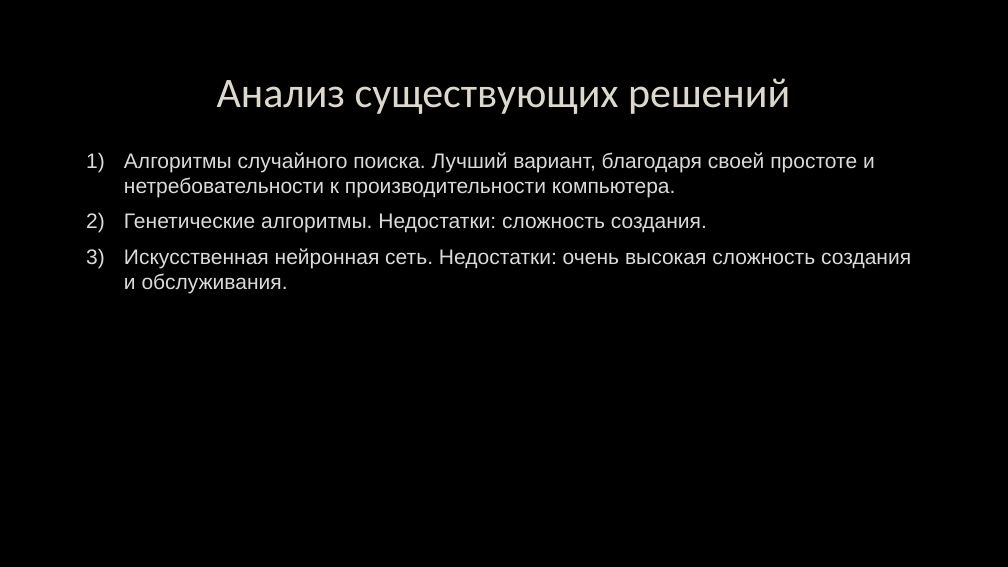
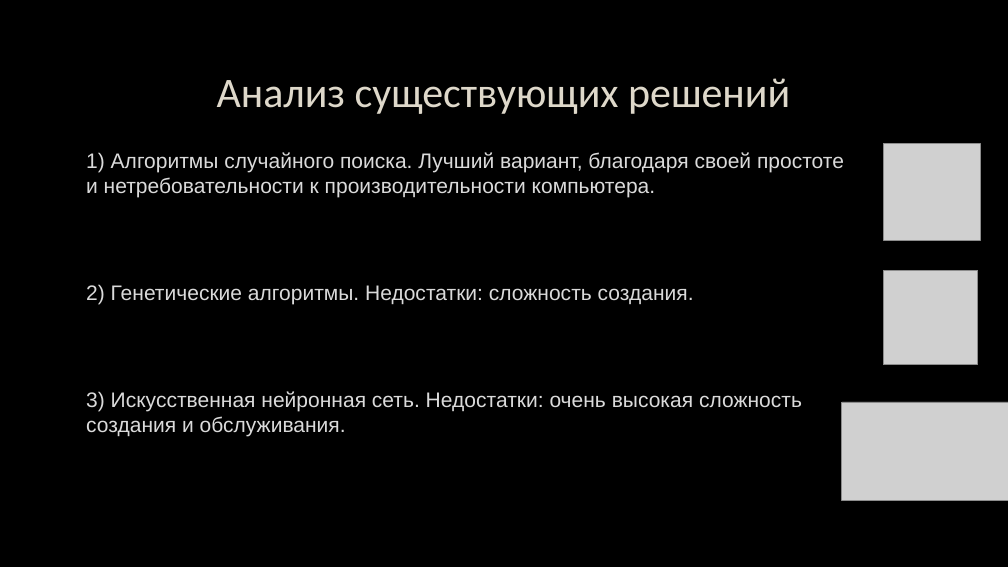
Before and after one commit to EugeniaBee/Melody-generator, a slide deck: slide 4 of Программа_Генерирующая_Музыку_ИП_Фрик_Евгений_2022.pptx (slide 5 before the commit). Drawn at 1008x567 pixels with LibreOffice and Linux fonts; fonts in the diff are those of the drawing; grey boxes stand for pictures; background and template pictures are left out. Boxes give left, top, right and bottom in pixels: in the first picture for what was removed or moved away, otherwise in the second. Text is boxed around its words. In the diff, an @@ line names an element or a change of style, - is before the commit and + after.

```diff
--- a/Программа_Генерирующая_Музыку_ИП_Фрик_Евгений_2022.pptx
+++ b/Программа_Генерирующая_Музыку_ИП_Фрик_Евгений_2022.pptx
@@ picture added at <box>883,143,980,240</box> @@
@@ text at <box>86,152,844,437</box>: text changed @@
-1) Алгоритмы случайного поиска. Лучший вариант, благодаря своей простоте и нетребовательности к производительности компьютера.
-2) Генетические алгоритмы. Недостатки: сложность создания.
-3) Искусственная нейронная сеть. Недостатки: очень высокая сложность создания и обслуживания.
+1) Алгоритмы случайного поиска. Лучший вариант, благодаря своей простоте
+и нетребовательности к производительности компьютера.
+2) Генетические алгоритмы. Недостатки: сложность создания.
+3) Искусственная нейронная сеть. Недостатки: очень высокая сложность
+создания и обслуживания.
@@ picture added at <box>883,270,978,364</box> @@
@@ picture added at <box>842,402,1008,501</box> @@
```
Also in this commit, not shown: 3 other slides changed, 1 slide removed.
